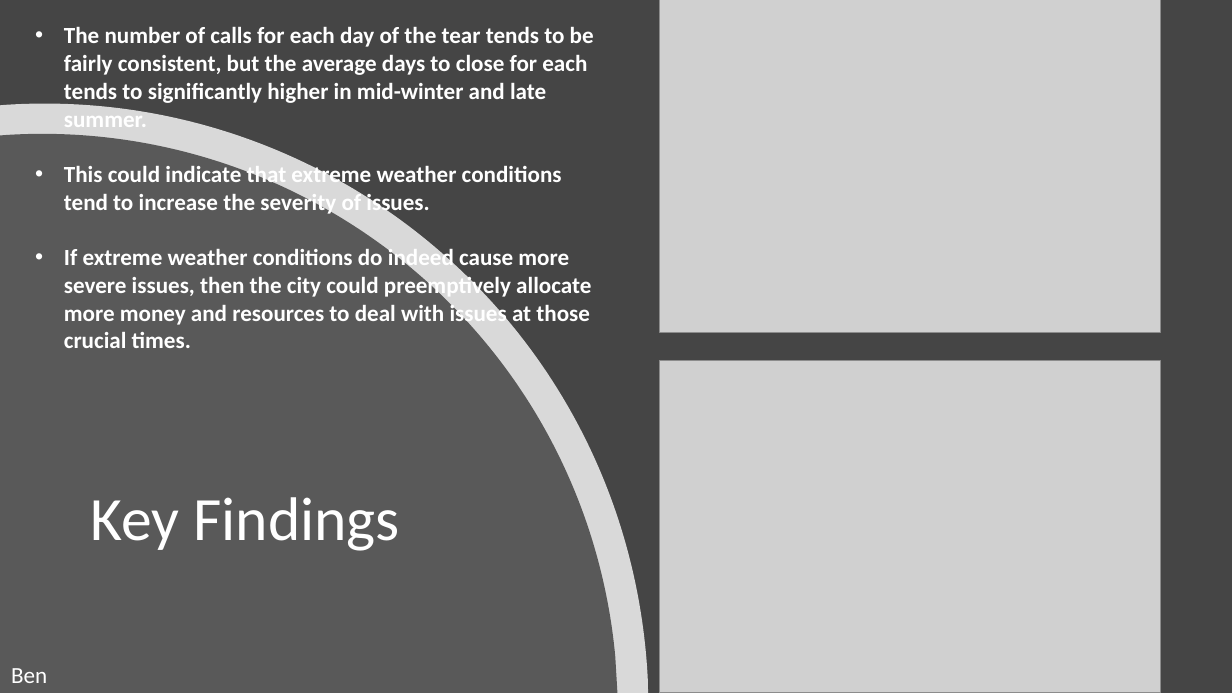
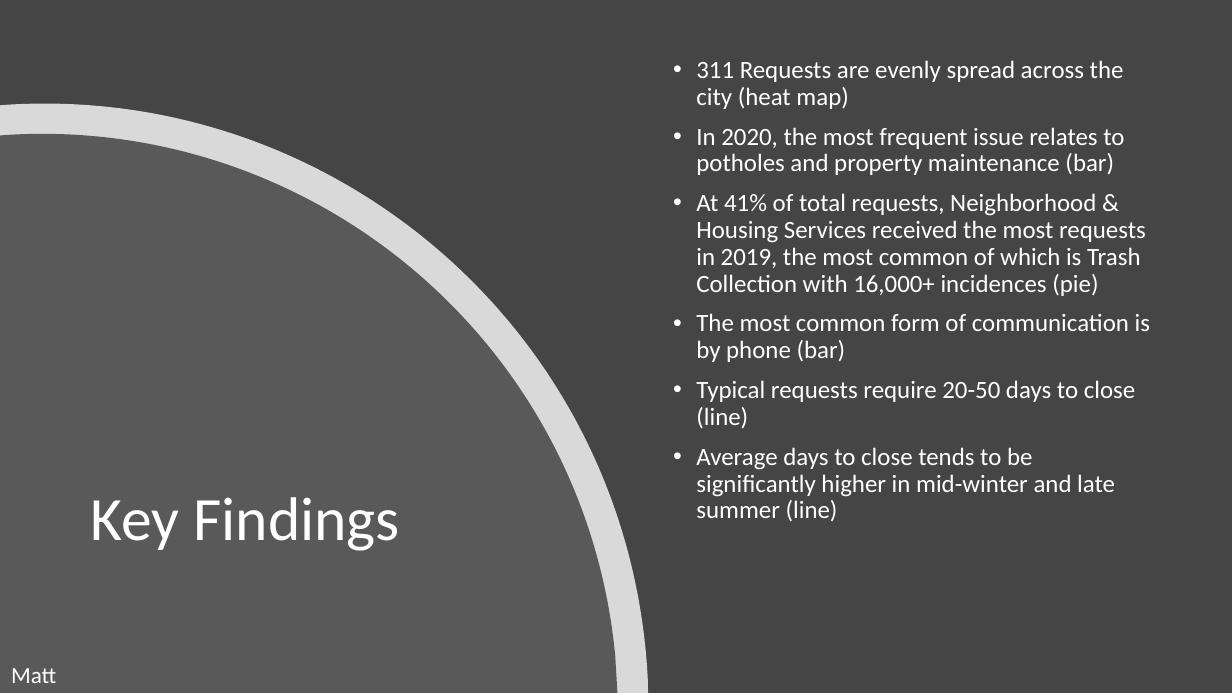
Before and after one commit to Sasmita28/city-service, a slide deck: slide 16 of BootcampProject2Presentation.pptx. Drawn at 1232x693 pixels with LibreOffice and Linux fonts; fonts in the diff are those of the drawing; grey boxes stand for pictures. Boxes give left, top, right and bottom in pixels: in the first picture for what was removed or moved away, otherwise in the second. Text is boxed around its words. In the diff, an @@ line names an element or a change of style, - is before the commit and + after.

```diff
--- a/BootcampProject2Presentation.pptx
+++ b/BootcampProject2Presentation.pptx
@@ text removed at box(64, 27, 594, 348) @@
-• The number of calls for each day of the tear tends to be fairly consistent, but the average days to close for each tends to significantly higher in mid-winter and late summer.
-• This could indicate that extreme weather conditions tend to increase the severity of issues.
-• If extreme weather conditions do indeed cause more severe issues, then the city could preemptively allocate more money and resources to deal with issues at those crucial times.
@@ picture removed at box(659, 0, 1160, 332) @@
@@ text added at box(696, 60, 1150, 521), 19.4 pt, text #FFFFFF @@
+• 311 Requests are evenly spread across the city (heat map)
+• In 2020, the most frequent issue relates to potholes and property maintenance (bar)
+• At 41% of total requests, Neighborhood & Housing Services received the most requests in 2019, the most common of which is Trash Collection with 16,000+ incidences (pie)
+• The most common form of communication is by phone (bar)
+• Typical requests require 20-50 days to close (line)
+• Average days to close tends to be significantly higher in mid-winter and late summer (line)
@@ picture removed at box(659, 360, 1160, 693) @@
@@ text at box(11, 668, 56, 683): text changed @@
-Ben
+Matt
```
Also in this commit, not shown: 10 other slides changed, 4 slides removed, 8 other files.
